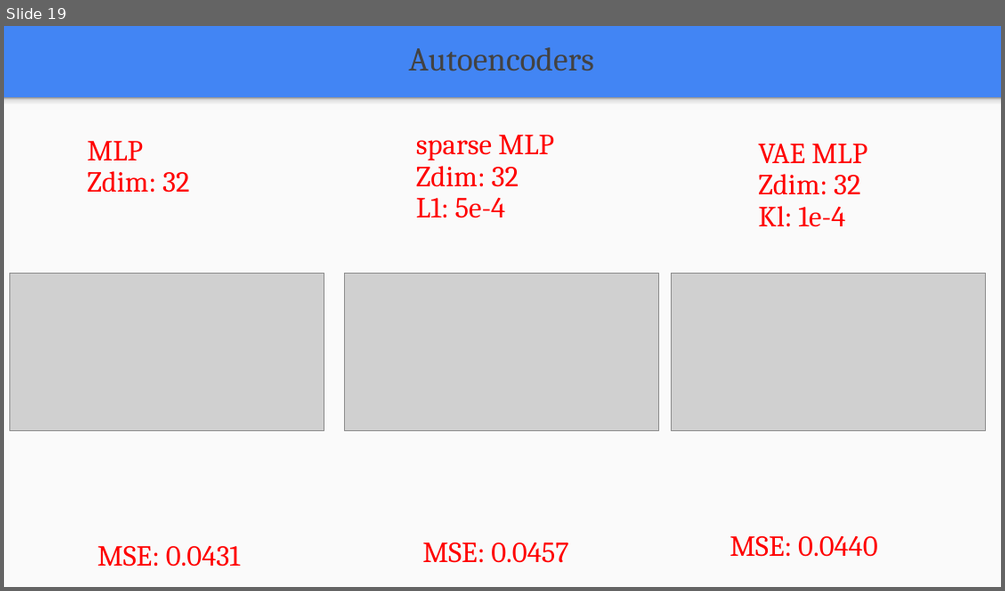
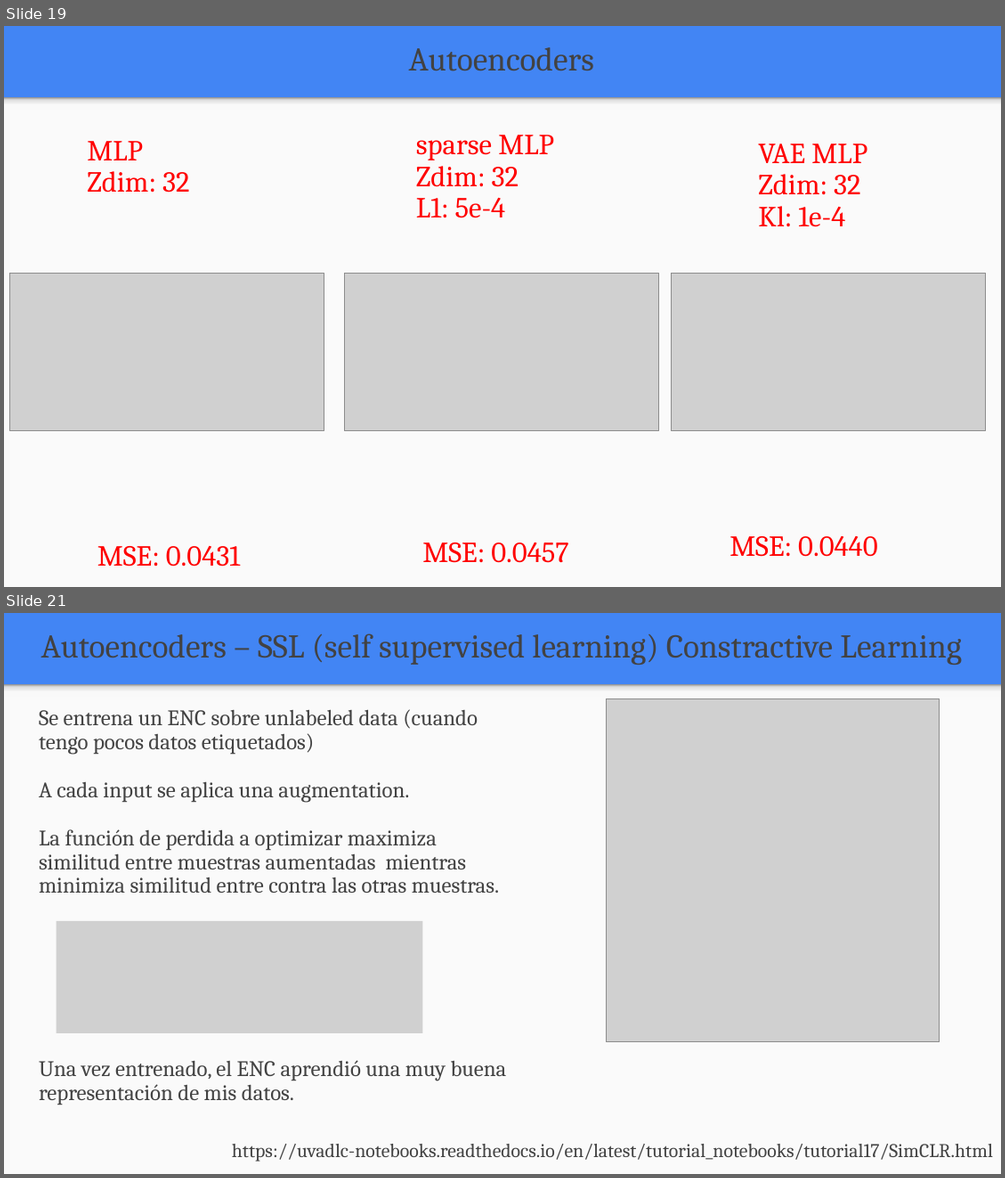
Before and after one commit to FIUBA-Posgrado-Inteligencia-Artificial/aprendizaje_profundo, a slide deck: clase_7/teoria/Clase_7.pptx. Shown one above the other, each under a label of ours: slide 19 before the commit, slides 19 and 21 after it; the slides between them are not shown. The pictures are 1005x591 and 1005x1178 pixels, drawn with LibreOffice and Linux fonts; fonts in the diff are those of the drawing; grey boxes stand for pictures. Boxes give left, top, right and bottom in pixels: in the first picture for what was removed or moved away, otherwise in the second. Text is boxed around its words. In the diff, an @@ line names an element or a change of style, - is before the commit and + after.

```diff
--- a/clase_7/teoria/Clase_7.pptx
+++ b/clase_7/teoria/Clase_7.pptx
@@ slide 21 added at (4,613,1001,1174), background #4285F4; not listed: 2 template elements that a slide beside it also shows @@
@@ text added at (41,633,962,665), 24 pt, text #424242 @@
+Autoencoders – SSL (self supervised learning) Constractive Learning
@@ text added at (39,709,499,893), 16 pt, text #424242 @@
+Se entrena un ENC sobre unlabeled data (cuando tengo pocos datos etiquetados)
+A cada input se aplica una augmentation.
+La función de perdida a optimizar maximiza similitud entre muestras aumentadas mientras minimiza similitud entre contra las otras muestras.
@@ picture added at (606,698,940,1042) @@
@@ picture added at (56,921,422,1034) @@
@@ text added at (39,1060,507,1104), 16 pt, text #424242 @@
+Una vez entrenado, el ENC aprendió una muy buena representación de mis datos.
@@ text added at (232,1143,993,1161), 14 pt, text #424242 @@
+https://uvadlc-notebooks.readthedocs.io/en/latest/tutorial_notebooks/tutorial17/SimCLR.html
```
Also in this commit, not shown: 1 other slide added, 2 other files.
